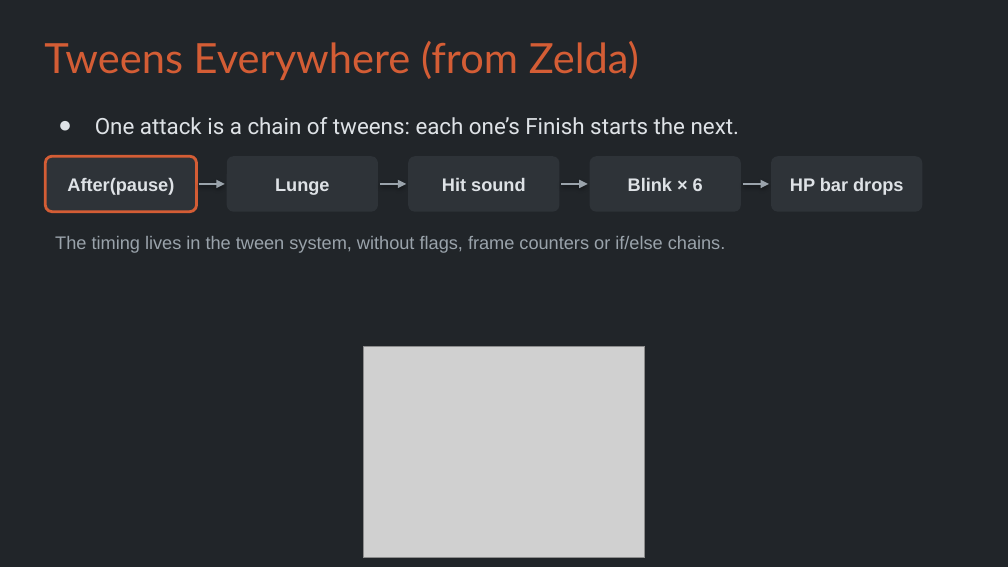
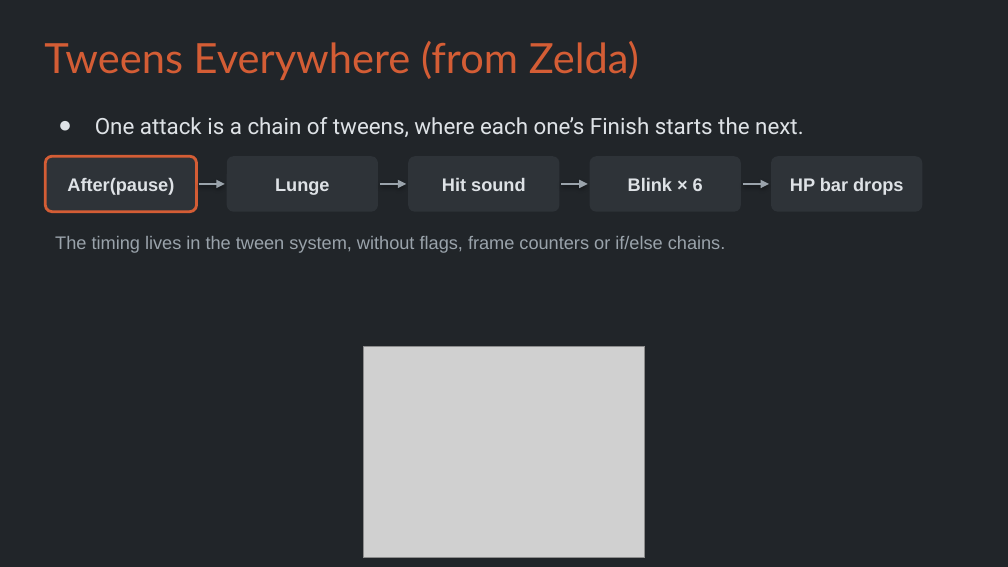
Before and after one commit to Metamate/gar, a slide deck: slide 13 of slides/10 Pokemon.pptx. Drawn at 1008x567 pixels with LibreOffice and Linux fonts; fonts in the diff are those of the drawing; grey boxes stand for pictures. Boxes give left, top, right and bottom in pixels: in the first picture for what was removed or moved away, otherwise in the second. Text is boxed around its words. In the diff, an @@ line names an element or a change of style, - is before the commit and + after.

```diff
--- a/slides/10 Pokemon.pptx
+++ b/slides/10 Pokemon.pptx
@@ text at (95, 117, 803, 137): text changed @@
-● One attack is a chain of tweens: each one’s Finish starts the next.
+● One attack is a chain of tweens, where each one’s Finish starts the next.
```
Also in this commit, not shown: 4 other slides changed, 9 other files.
